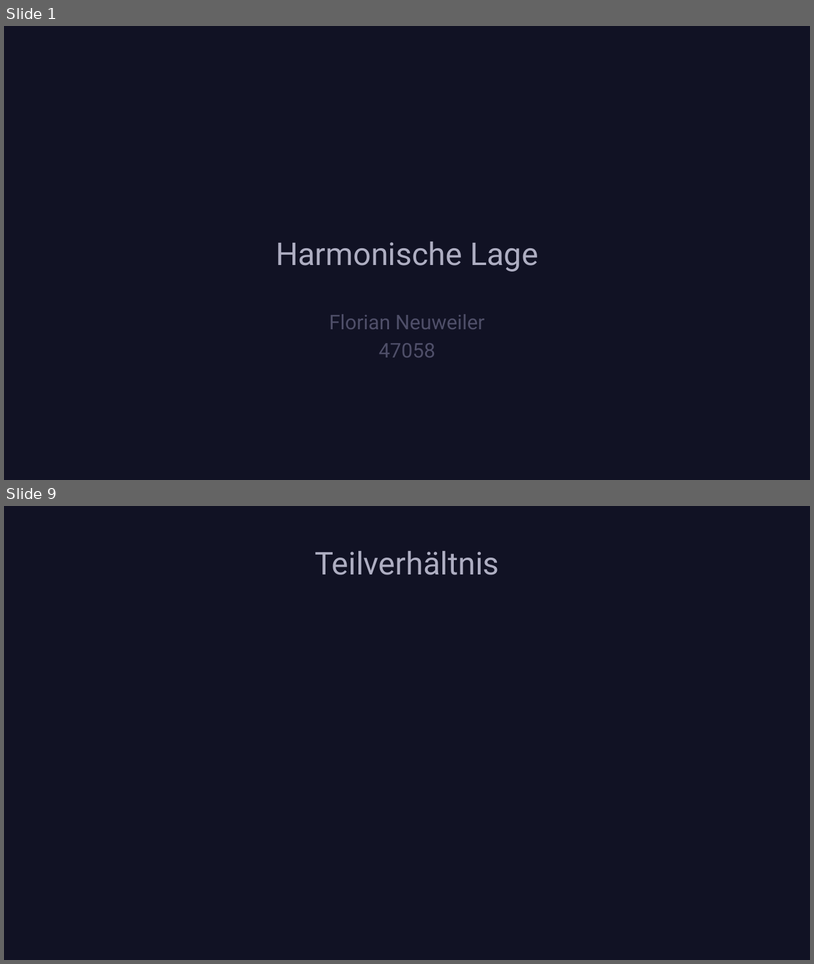
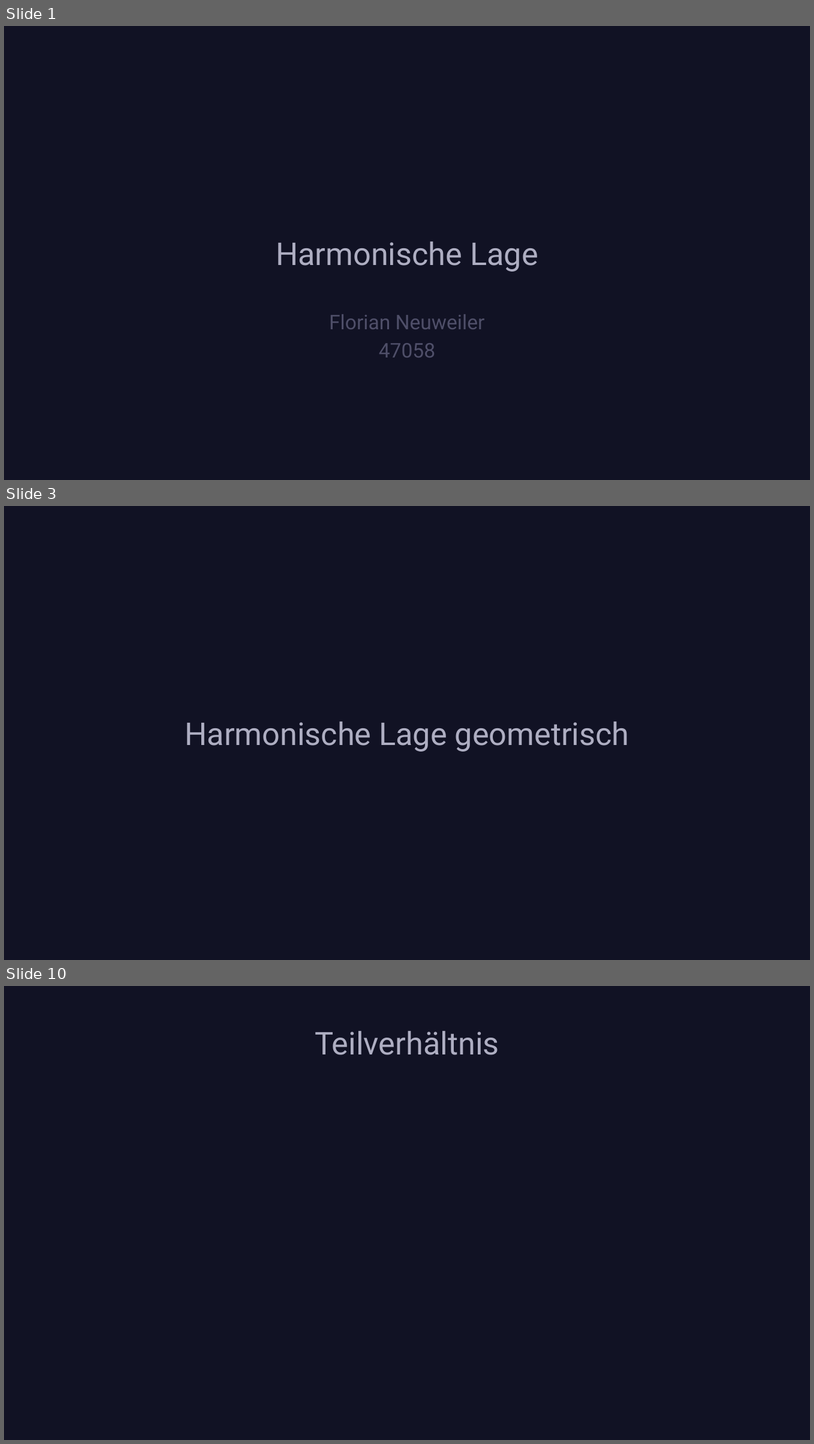
Before and after one commit to nefl1011/Harmonische-Lage, a slide deck: Harmonische Lage.pptx. Shown one above the other, each under a label of ours: slides 1 and 9 before the commit, slides 1, 3 and 10 after it; the slides between them are not shown. The pictures are 814x964 and 814x1444 pixels, drawn with LibreOffice and Linux fonts; fonts in the diff are those of the drawing. Boxes give left, top, right and bottom in pixels: in the first picture for what was removed or moved away, otherwise in the second. Text is boxed around its words. In the diff, an @@ line names an element or a change of style, - is before the commit and + after.

```diff
--- a/Harmonische Lage.pptx
+++ b/Harmonische Lage.pptx
@@ slide 3 added at (4,506,810,960), background #111224 @@
@@ title added at (185,721,630,751), 28 pt, text #AEAEC2 @@
+Harmonische Lage geometrisch
@@ what was slide 9 is now slide 10 @@
```
Also in this commit, not shown: 6 slides changed, 7 other slides added, 2 slides removed, 1 other file.
